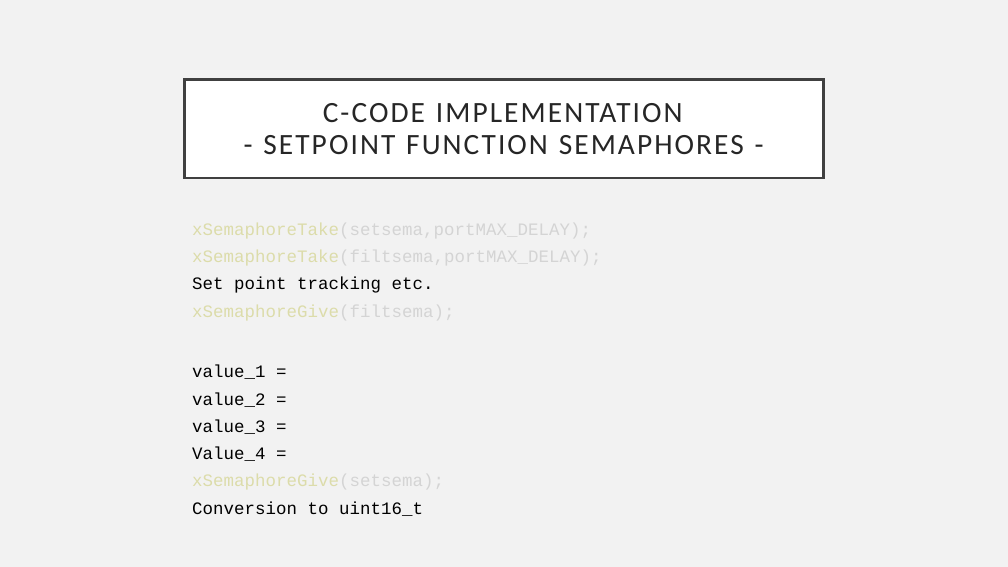
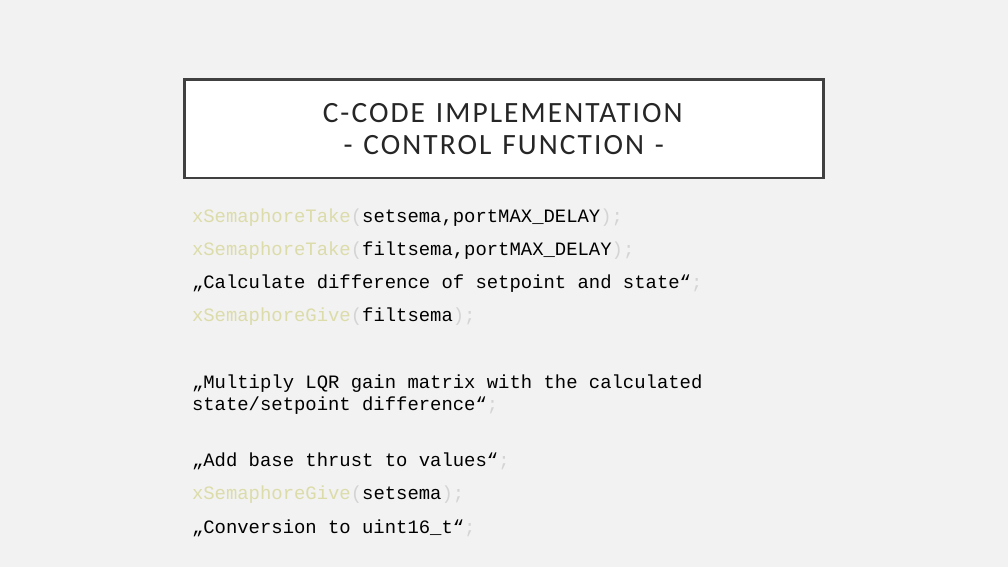
Before and after one commit to jonherz/quadcopter_g22, a slide deck: slide 9 of project_presentation/project_presentation.pptx. Drawn at 1008x567 pixels with LibreOffice and Linux fonts; fonts in the diff are those of the drawing. Boxes give left, top, right and bottom in pixels: in the first picture for what was removed or moved away, otherwise in the second. Text is boxed around its words. In the diff, an @@ line names an element or a change of style, - is before the commit and + after.

Commit message:
presentation code

```diff
--- a/project_presentation/project_presentation.pptx
+++ b/project_presentation/project_presentation.pptx
@@ title at (323, 103, 683, 155): text changed @@
-C-CODE IMPLEMENTATION
-- SETPOINT FUNCTION SEMAPHORES -
+C-CODE IMPLEMENTATION
+- CONTROL FUNCTION -
@@ text "xSemaphoreTake(setsema,portMAX_DELAY);": place and size @@
-text "xSemaphoreTake(setsema,portMAX_DELAY);" at (192, 277, 434, 516)
+text "xSemaphoreTake(setsema,portMAX_DELAY);" at (192, 208, 702, 537)
@@ text at (192, 208, 634, 503): size 16.6 to 18 pt, text colour #D4D4D4 to #000000 in "xSemaphoreTake(setsema,portMAX_DELAY);", "xSemaphoreTake(filtsema,portMAX_DELAY);", "xSemaphoreGive(filtsema);", "xSemaphoreGive(setsema);"; line spacing 0.8 to 1 @@
@@ text at (192, 275, 702, 292): text changed; size 16.6 to 18 pt @@
-Set point tracking etc.
+„Calculate difference of setpoint and state“;
@@ text at (192, 374, 702, 470): text changed; size 16.6 to 18 pt @@
-value_1 =
-value_2 =
-value_3 =
-Value_4 =
+„Multiply LQR gain matrix with the calculated state/setpoint difference“;
+„Add base thrust to values“;
@@ text at (192, 519, 475, 537): text changed; size 16.6 to 18 pt @@
-Conversion to uint16_t
+„Conversion to uint16_t“;
```
Also in this commit, not shown: 1 other file.
